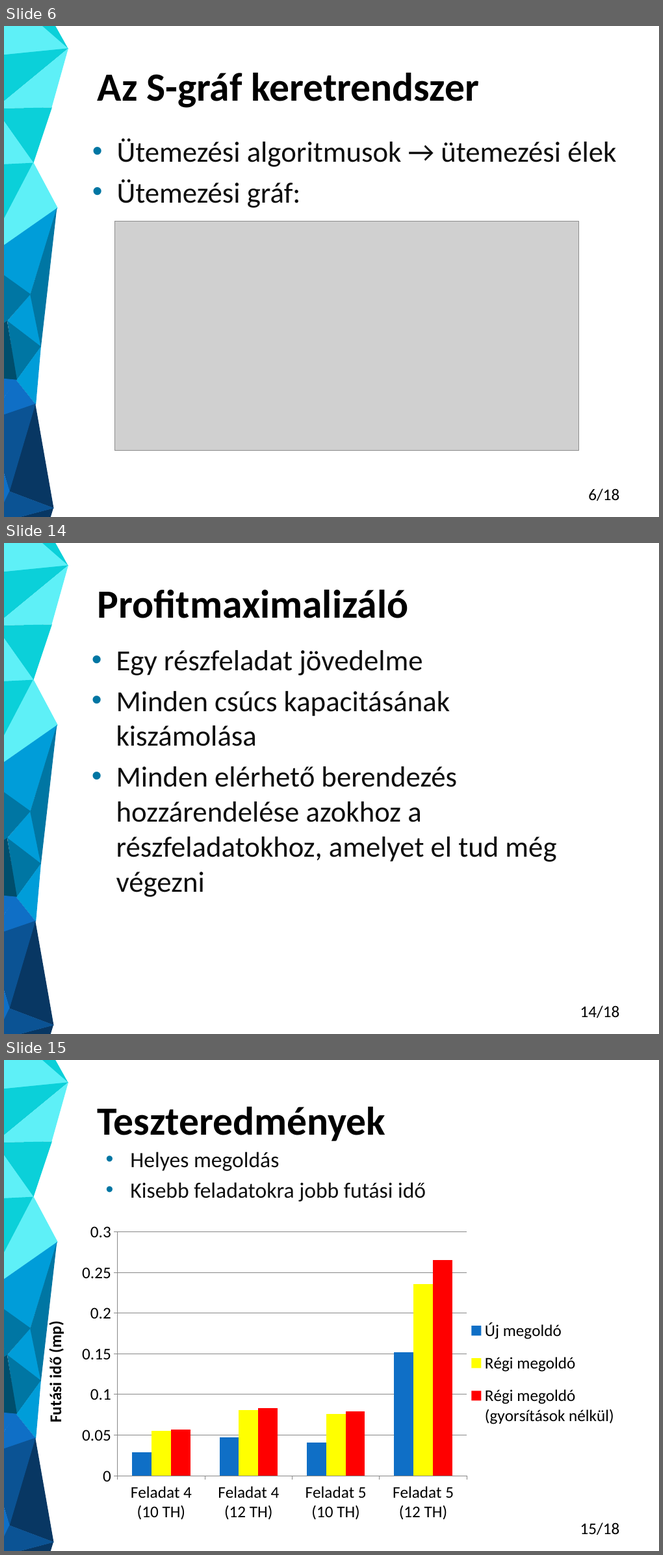
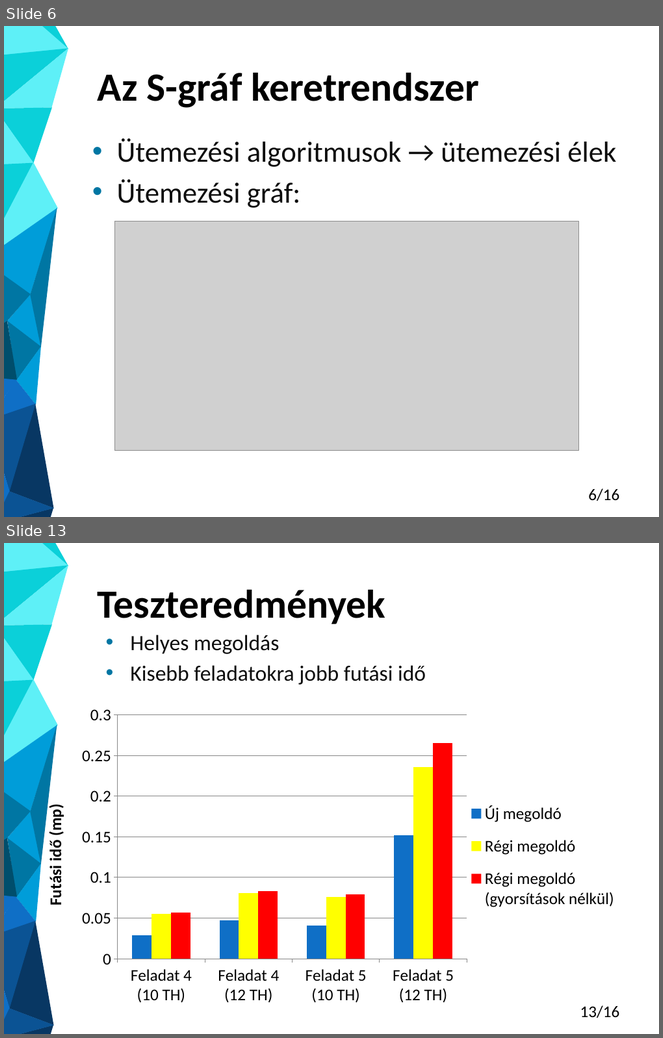
Before and after one commit to Gergo1912/Szakdolgozat, a slide deck: Molnar_Gergo_TDK_eloadas.pptx. Shown one above the other, each under a label of ours: slides 6, 14 and 15 before the commit, slides 6 and 13 after it; the slides between them are not shown. The pictures are 663x1555 and 663x1038 pixels, drawn with LibreOffice and Linux fonts; fonts in the diff are those of the drawing; grey boxes stand for pictures. Boxes give left, top, right and bottom in pixels: in the first picture for what was removed or moved away, otherwise in the second. Text is boxed around its words. In the diff, an @@ line names an element or a change of style, - is before the commit and + after.

```diff
--- a/Molnar_Gergo_TDK_eloadas.pptx
+++ b/Molnar_Gergo_TDK_eloadas.pptx
@@ slide 14 removed at <box>4,543,659,1034</box>, background #FFFFFF @@
@@ title removed at <box>98,589,409,618</box> @@
-Profitmaximalizáló
@@ text removed at <box>116,650,556,897</box> @@
-• Egy részfeladat jövedelme
-• Minden csúcs kapacitásának kiszámolása
-• Minden elérhető berendezés hozzárendelése azokhoz a részfeladatokhoz, amelyet el tud még végezni
@@ group removed at <box>4,543,68,1034</box>: 25 freeform shapes @@
@@ page number removed at <box>581,1006,620,1018</box> @@
-14/18
@@ page number at <box>588,489,620,501</box>: text changed @@
-6/18
+6/16
@@ what was slide 15 is now slide 13 @@
@@ page number at <box>581,1006,620,1018</box>: text changed @@
-15/18
+13/16
```
Also in this commit, not shown: 9 slides changed, 1 other slide removed, 1 other file.
